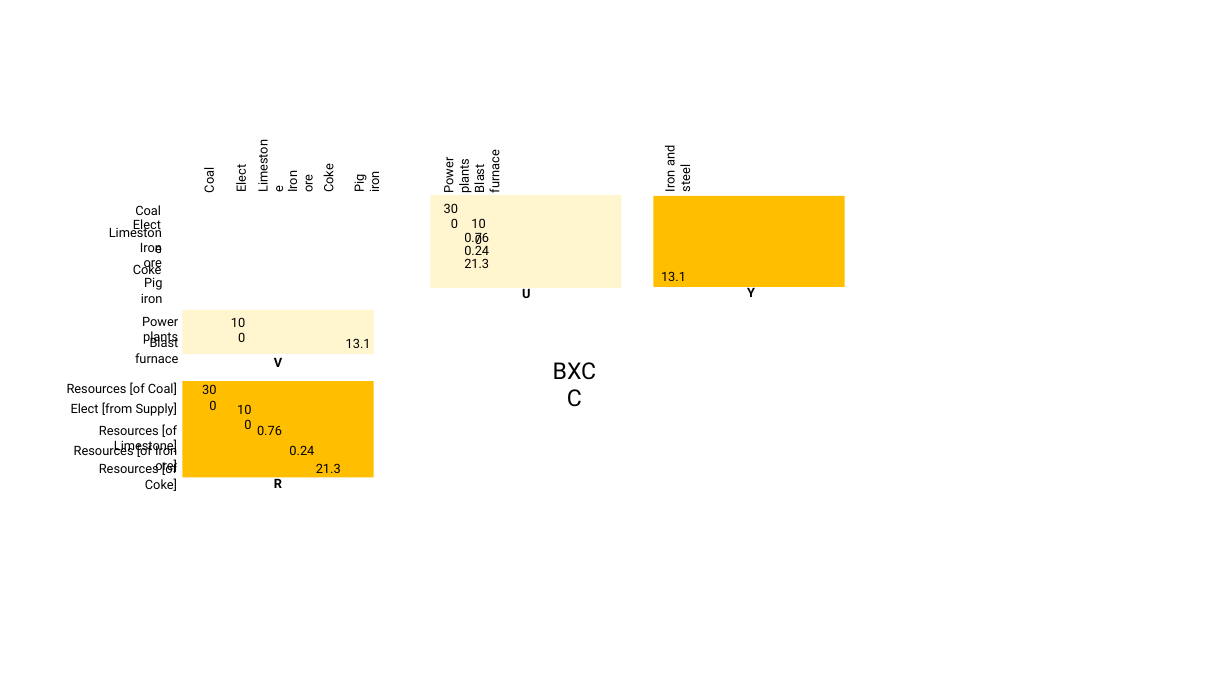
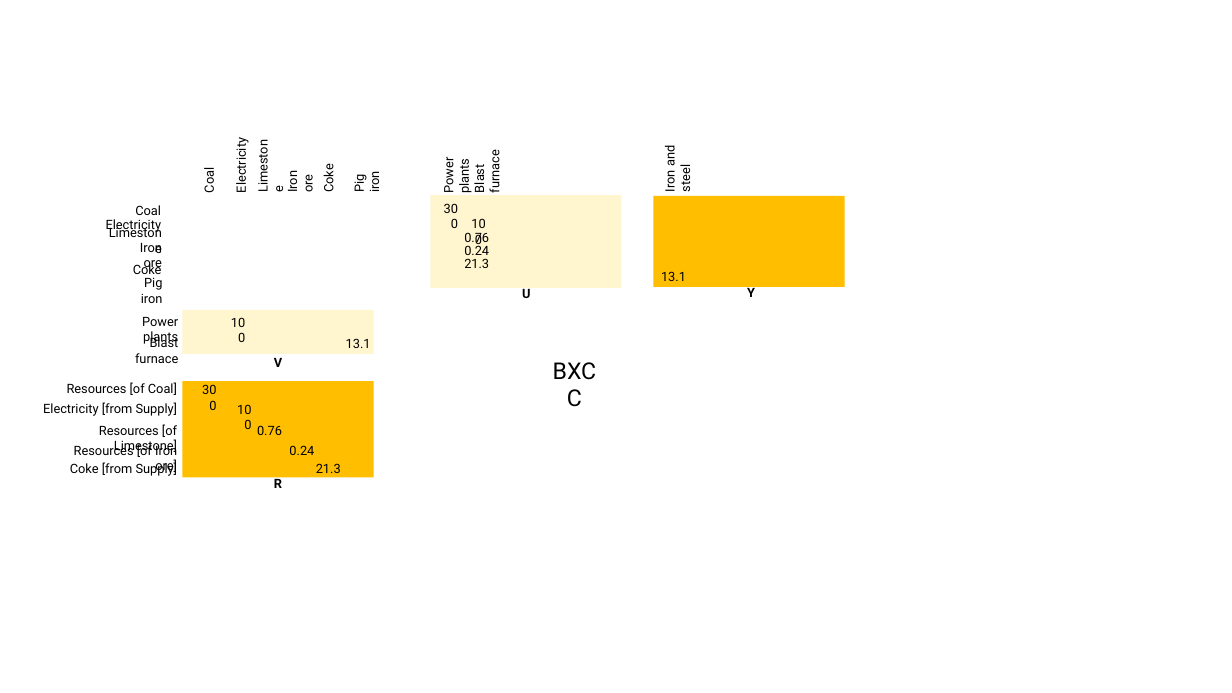
Before and after one commit to MatthewHeun/MaterialExergyPaper2025, a slide deck: slide 3 of images/BXCC_figs.pptx. Drawn at 1232x693 pixels with LibreOffice and Linux fonts; fonts in the diff are those of the drawing. Boxes give left, top, right and bottom in pixels: in the first picture for what was removed or moved away, otherwise in the second. Text is boxed around its words. In the diff, an @@ line names an element or a change of style, - is before the commit and + after.

```diff
--- a/images/BXCC_figs.pptx
+++ b/images/BXCC_figs.pptx
@@ text at bbox=[233, 143, 250, 192]: text changed @@
-Elect
+Electricity
@@ text at bbox=[106, 219, 162, 233]: text changed @@
-Elect
+Electricity
@@ text at bbox=[43, 402, 178, 416]: text changed @@
-Elect [from Supply]
+Electricity [from Supply]
@@ text at bbox=[70, 461, 178, 476]: text changed @@
-Resources [of Coke]
+Coke [from Supply]
```
Also in this commit, not shown: 2 other slides changed, 4 other files.
